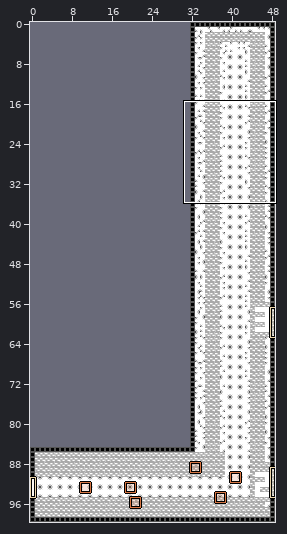
LDtk project: source/levels.ldtk. Above, an overview of the earlier version with the close-up marked.
Close-up. Earlier state:
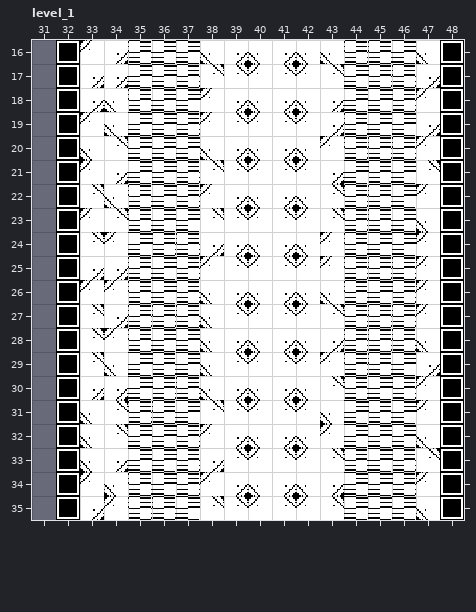
Cells are 16x16 px. Shown: level_1 x 31..48, y 16..35. The commit also changed other parts of the map, which this record leaves out.
Now the later version:
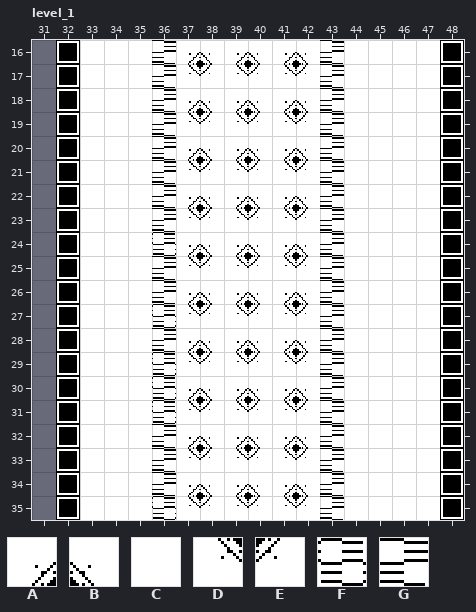
Key: from "tilemap": A 0, B 1, C 5, D 10, E 11, F 14, G 15.
_ is an empty cell.
Change:
Layer "tiles":
y 16: x 33..35 EAF -> CCC; x 37 G -> A; x 43..47 BFFGB -> GCCCC
y 17: x 33..35 AAG -> CCC; x 37..38 FD -> DE; x 43..47 DGFFA -> GCCCC
y 18: x 33..35 ABF -> CCC; x 37..38 GE -> AB; x 43..47 AGGFE -> GCCCC
y 19: x 33..35 EBG -> CCC; x 37 F -> D; x 43..47 AFGGA -> GCCCC
y 20: x 33..35 BDG -> CCC; x 37 G -> A; x 43..47 EFFFE -> GCCCC
y 21: x 33..35 EAG -> CCC; x 37..38 FD -> DE; x 43..47 AGFGD -> GCCCC
y 22: x 33..35 DBF -> CCC; x 37..38 FE -> AB; x 43..47 DFFGE -> GCCCC
y 23: x 33..35 EDF -> CCC; x 37..38 GD -> DE; x 43..47 DFFGB -> GCCCC
y 24: x 33..35 DEG -> CCC; x 37..38 FA -> AB; x 43..47 EFGGE -> GCCCC
y 25: x 33..35 AAF -> CCC; x 37 F -> D; x 43..47 EFFFE -> GCCCC
y 26: x 33..35 EEF -> CCC; x 37 F -> A; x 43..47 BFGFE -> GCCCC
y 27: x 33..35 DAF -> CCC; x 37..38 FB -> DE; x 43..47 DFFFE -> GCCCC
y 28: x 33..35 DEF -> CCC; x 37 G -> A; x 43..47 AFFFB -> GCCCC
y 29: x 33..35 DBG -> CCC; x 37..38 GB -> DE; x 43..47 EFFGA -> GCCCC
y 30: x 33..35 AAG -> CCC; x 37 F -> A; x 43..47 DFGFE -> GCCCC
y 31: x 33..35 BDF -> CCC; x 37..38 GD -> DE; x 43..47 BGFGE -> GCCCC
y 32: x 33..35 BDG -> CCC; x 37..38 FE -> AB; x 43..47 EGGGB -> GCCCC
y 33: x 33..35 BAG -> CCC; x 37..38 FA -> DE; x 43..47 DFGFD -> GCCCC
y 34: x 33..35 EBF -> CCC; x 37..38 FE -> AB; x 43..47 AGGFE -> GCCCC
y 35: x 33..35 AEF -> CCC; x 37..38 GD -> DE; x 43..47 DGGGB -> GCCCC
Where, in picture pixels (left, top, right, bottom), the same in both close-ups:
changed: (80, 40, 152, 520)
changed: (176, 40, 224, 520)
changed: (320, 40, 440, 520)
